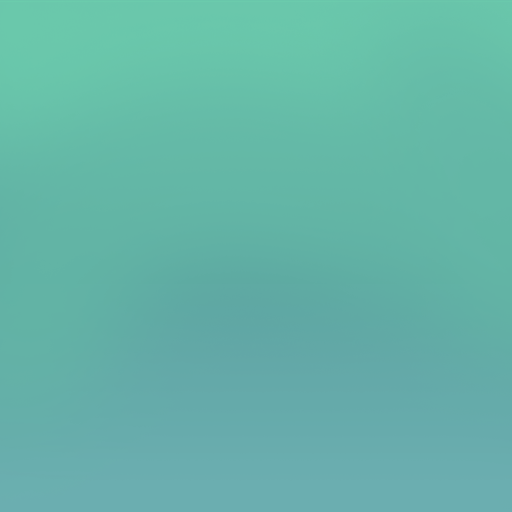
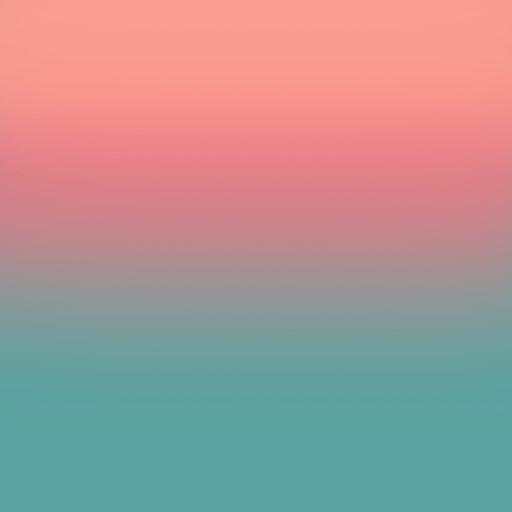
Before/after of a w=512, h=512 layered artwork. What changed in the layer stack:
added layer "Layer 6" above "Layer 5" over [0, 0, 512, 459]
hid "Layer 5", painted on it over [0, 0, 512, 512]
